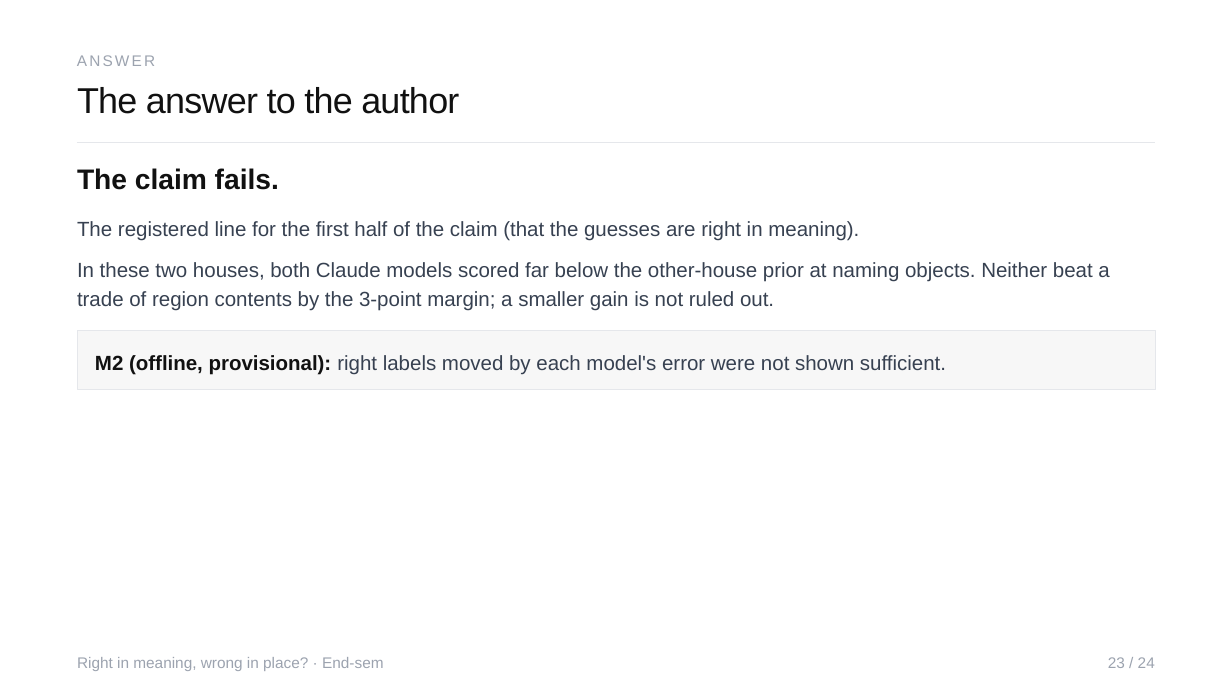
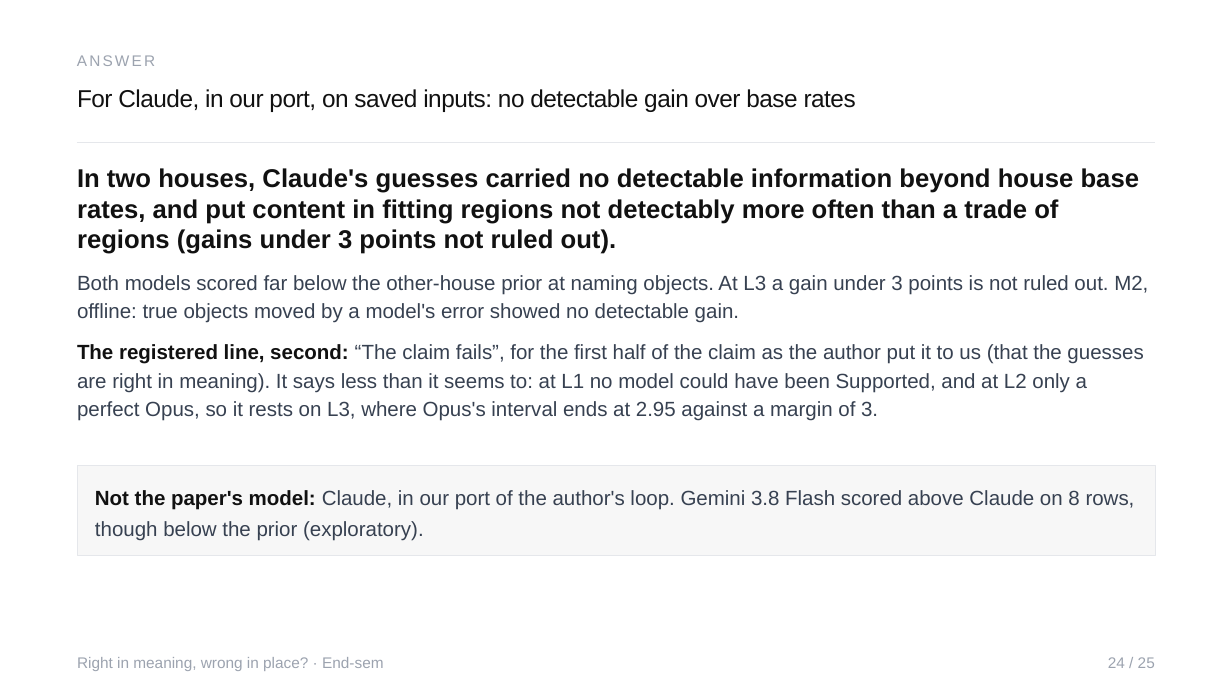
Before and after one commit to Sher110106/validity-aware-active-semantic-exploration, a slide deck: slide 24 of docs/endsem_2026-11/ASP_Endsem.pptx (slide 23 before the commit). Drawn at 1232x693 pixels with LibreOffice and Linux fonts; fonts in the diff are those of the drawing. Boxes give left, top, right and bottom in pixels: in the first picture for what was removed or moved away, otherwise in the second. Text is boxed around its words. In the diff, an @@ line names an element or a change of style, - is before the commit and + after.

```diff
--- a/docs/endsem_2026-11/ASP_Endsem.pptx
+++ b/docs/endsem_2026-11/ASP_Endsem.pptx
@@ text at (77,89,856,112): text changed; size 28 to 19 pt @@
-The answer to the author
+For Claude, in our port, on saved inputs: no detectable gain over base rates
@@ text at (77,168,1140,254): text changed; size 22 to 20 pt @@
-The claim fails.
+In two houses, Claude's guesses carried no detectable information beyond house base rates, and put content in fitting regions not detectably more often than a trade of regions (gains under 3 points not ruled out).
@@ text removed at (77,221,859,241) @@
-The registered line for the first half of the claim (that the guesses are right in meaning).
@@ text at (77,275,1148,323): text changed @@
-In these two houses, both Claude models scored far below the other-house prior at naming objects. Neither beat a trade of region contents by the 3-point margin; a smaller gain is not ruled out.
+Both models scored far below the other-house prior at naming objects. At L3 a gain under 3 points is not ruled out. M2, offline: true objects moved by a model's error showed no detectable gain.
@@ text added at (77,344,1143,421), 16 pt, text #374151 @@
+The registered line, second: “The claim fails”, for the first half of the claim as the author put it to us (that the guesses are right in meaning). It says less than it seems to: at L1 no model could have been Supported, and at L2 only a perfect Opus, so it rests on L3, where Opus's interval ends at 2.95 against a margin of 3.
@@ rectangle "Not the paper's model: Claude, ...": place and size @@
-rectangle "Not the paper's model: Claude, ..." at (77,330,1155,389)
+rectangle "Not the paper's model: Claude, ..." at (77,465,1155,555)
@@ text in rectangle at (95,490,1135,541): text changed @@
-M2 (offline, provisional): right labels moved by each model's error were not shown sufficient.
+Not the paper's model: Claude, in our port of the author's loop. Gemini 3.8 Flash scored above Claude on 8 rows, though below the prior (exploratory).
@@ text at (1108,657,1155,668): text changed @@
-23 / 24
+24 / 25
```
Also in this commit, not shown: 24 other slides changed, 4 slides added, 1 slide removed, 8 other files.
